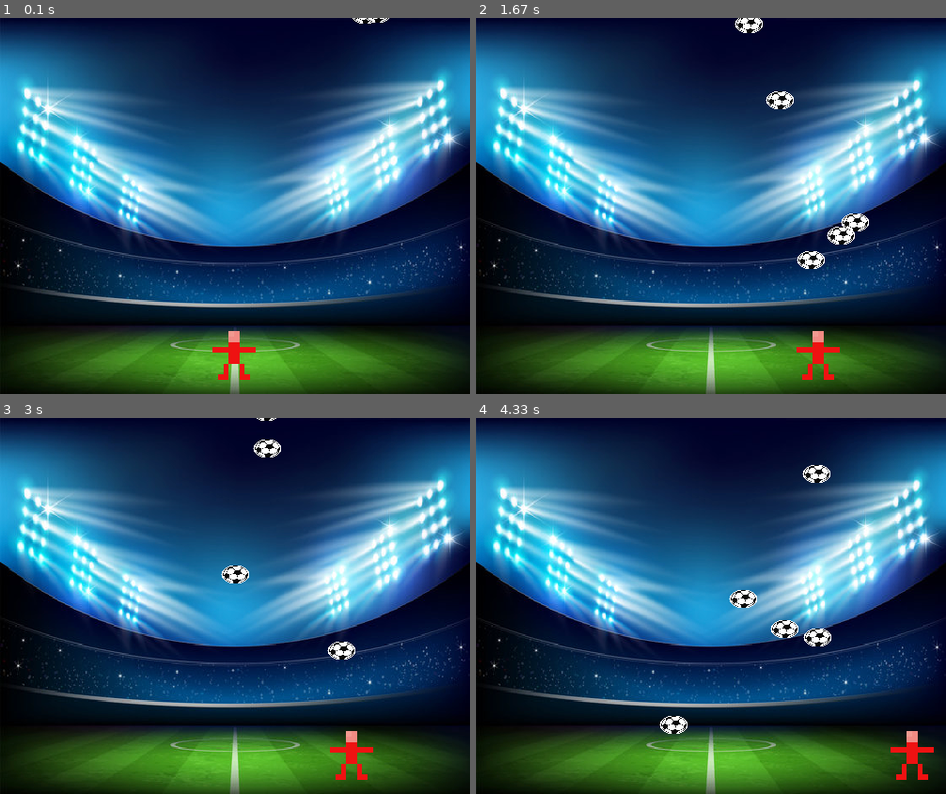
Above: before the commit, frames 1-4 (two rows, left to right).
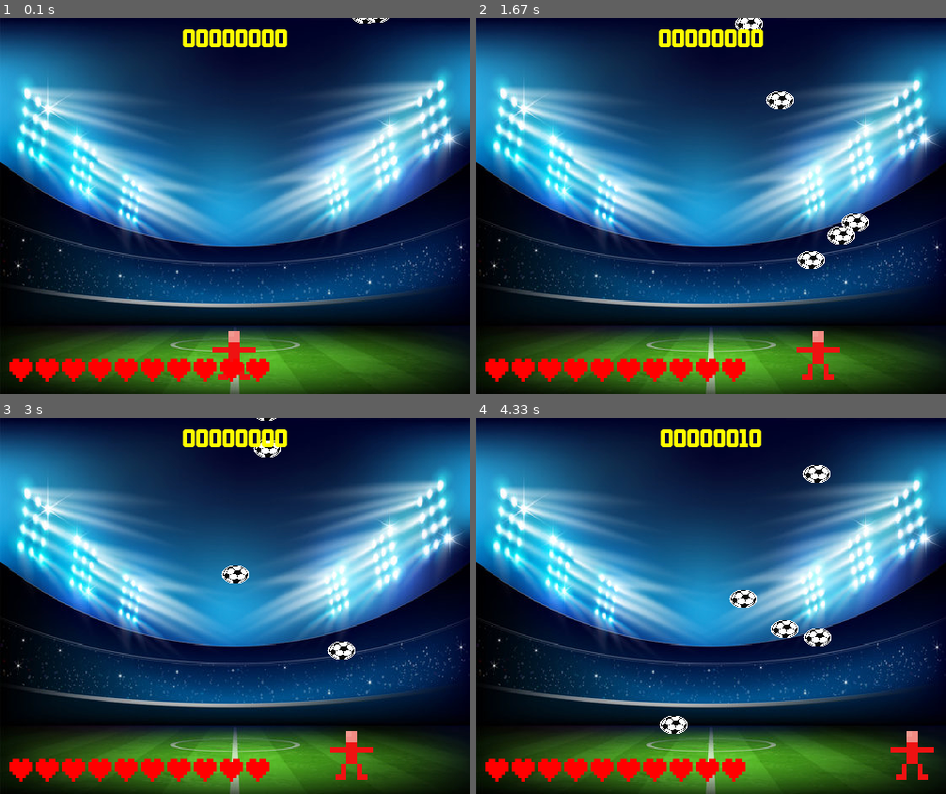
Above: after the commit, the same moments.

Repository: Pedroivo1600/PyGame
Game: pygame game, started from jogo_sprite.py
The game is run twice, just before and just after one commit, with the same random seed, the same clock (stepped at 60 frames per second) and the same inputs.
Inputs:
- Up to frame 1 (0.1 s): no input
- Up to frame 2 (1.67 s): hold Right 0.33-0.8 s; hold Right 0.83-1.3 s; hold Left from 1.33 s (still down)
- Up to frame 3 (3 s): release Left at 1.87 s; hold Left 1.9-2.3 s; hold Right 2.33-2.97 s
- Up to frame 4 (4.33 s): hold Left 3-3.47 s; hold Right 3.5-3.97 s; hold Right from 4 s (still down)

The runs differ from the first frame. In frame 1, 2.9% of the frame differs, in the area x 2-62%, y 3-97%; in frame 2, 3.0%; in frame 3, 3.0%; in frame 4, 3.0%.

Commit message:
sistam de vidas + placar

Diff:
--- a/jogo_sprite.py
+++ b/jogo_sprite.py
@@ -27,20 +27,8 @@
 assets['goalkeeper_img'] = pygame.transform.scale(assets["goalkeeper_img"], (gk_width, gk_height))
 assets['powerup'] = pygame.image.load('img/powerup_shield.png').convert_alpha()
 assets['powerup'] = pygame.transform.scale(assets['powerup'], (ball_width, ball_height))
-
-
-salvou_anim = []
-
-
-for i in range(9):
-    # Os arquivos de animação são numerados de 00 a 08
-    filename = 'img/salvada.png'.format(i)
-    img = pygame.image.load(filename).convert()
-    img = pygame.transform.scale(img, (32, 32))
-    salvou_anim.append(img)
-assets["salvou_anim"] = salvou_anim
-
-
+assets["score_font"] = pygame.font.Font('font/SoccerLeague.ttf', 28)
+assets["score_font_2"] = pygame.font.Font('font/PressStart2P.ttf', 28)
 
 class Gk(pygame.sprite.Sprite):
     def __init__(self, img):
@@ -158,6 +146,14 @@
             self.speed_football_speedx = random.randint(-2, 2)
             self.speed_football_speedy = random.randint(4, 6)
             p_up = False
+    def update_collide(self):
+        if not p_up:
+            self.rect.x = random.randint(250, WIDTH-ball_width)
+            self.rect.y = random.randint(-50, -ball_height)
+            self.speed_football_speedx = random.randint(-2, 2)
+            self.speed_football_speedy = random.randint(4, 6)
+
+
 
 
 
@@ -169,6 +165,9 @@
 #Criando um grupo bolas
 all_balls = pygame.sprite.Group()
 all_soccer_balls = pygame.sprite.Group()
+groups = {}
+groups["all_balls"] = all_balls
+groups["all_soccer_balls"] = all_soccer_balls
 
 #Criando o jogador
 player = Gk(assets["goalkeeper_img"])
@@ -184,31 +183,46 @@
 #Definindo o powerup
 powerup = PowerUp(assets['powerup'])
 
-
-
-game = True
+all_power_ups = pygame.sprite.Group()
+all_power_ups.add(powerup)
+
+DONE = 0
+PLAYING = 1
+EXPLODING = 2
+state = PLAYING
+
+
+pontos = 0
+vidas = 10
+keys_down = {}
+
+#game = True
 t = pygame.time.get_ticks()
 p_up = False
-while game:
+while state != DONE:
     time_now = pygame.time.get_ticks()
     clock.tick(FPS)
     for event in pygame.event.get():
         if event.type == pygame.QUIT:
-            game = False
-        # Verifica se apertou alguma tecla.
-        if event.type == pygame.KEYDOWN:
-            # Dependendo da tecla, altera a velocidade.
-            if event.key == pygame.K_LEFT:
-                player.speedx -= 10
-            if event.key == pygame.K_RIGHT:
-                player.speedx += 10
-        # Verifica se soltou alguma tecla.
-        if event.type == pygame.KEYUP:
-            # Dependendo da tecla, altera a velocidade.
-            if event.key == pygame.K_LEFT:
-                player.speedx += 10
-            if event.key == pygame.K_RIGHT:
-                player.speedx -= 10
+            #game = False
+            state = DONE
+        if state == PLAYING:
+            # Verifica se apertou alguma tecla.
+            if event.type == pygame.KEYDOWN:
+                # Dependendo da tecla, altera a velocidade.
+                keys_down[event.key] = True
+                if event.key == pygame.K_LEFT:
+                    player.speedx -= 10
+                if event.key == pygame.K_RIGHT:
+                    player.speedx += 10
+            # Verifica se soltou alguma tecla.
+            if event.type == pygame.KEYUP:
+                # Dependendo da tecla, altera a velocidade.
+                if event.key in keys_down and keys_down[event.key]:
+                    if event.key == pygame.K_LEFT:
+                        player.speedx += 10
+                    if event.key == pygame.K_RIGHT:
+                        player.speedx -= 10
     #Definindo o intervalo de tempo para o powerup aparecer
     if time_now-t >= 10000 and p_up == False:
         p_up = True
@@ -230,11 +244,26 @@
 
 
     # Verifica se houve colisão entre o goleiro e a bola
-    hits = pygame.sprite.spritecollide(player, all_soccer_balls, True)
-    for colides in hits:
-        x = Football(assets['football_img'])
-        all_balls.add(x)
-        all_soccer_balls.add(x)
+    if state == PLAYING:
+        #Quando o goleiro pega a bola
+        hits = pygame.sprite.spritecollide(player, all_soccer_balls, True)
+        for colides in hits:
+            x = Football(assets['football_img'])
+            all_balls.add(x)
+            all_soccer_balls.add(x)
+            #Ganha pontos
+            pontos += 10
+
+        #Quando o goleiro pega o powerup
+        hits_p_up = pygame.sprite.spritecollide(player,all_power_ups,False)
+        for colides in hits_p_up:
+            p_up = False
+            powerup.update_collide()
+
+        #Quando o goleiro não defende a bola
+
+
+
 
 
 
@@ -254,6 +283,20 @@
         # if time_p_up-t >= 5000:
         #     p_up = False
 
+
+
+    # Desenhando o score
+    text_surface = assets['score_font'].render("{:08d}".format(pontos), True, (255, 255, 0))
+    text_rect = text_surface.get_rect()
+    text_rect.midtop = (WIDTH / 2,  10)
+    window.blit(text_surface, text_rect)
+
+    # Desenhando as vidas
+    text_surface = assets['score_font_2'].render(chr(9829) * vidas, True, (255, 0, 0))
+    text_rect = text_surface.get_rect()
+    text_rect.bottomleft = (10, HEIGHT - 10)
+    window.blit(text_surface, text_rect)
+
     pygame.display.update()
 
 
Binary file added: font/PressStart2P.ttf
Binary file added: font/SoccerLeague.ttf
